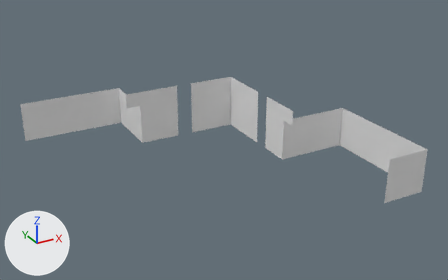
One commit to the FBX model p55/walls/p55-wall-angle-front-1-roof.fbx: the scene before it, then after it.
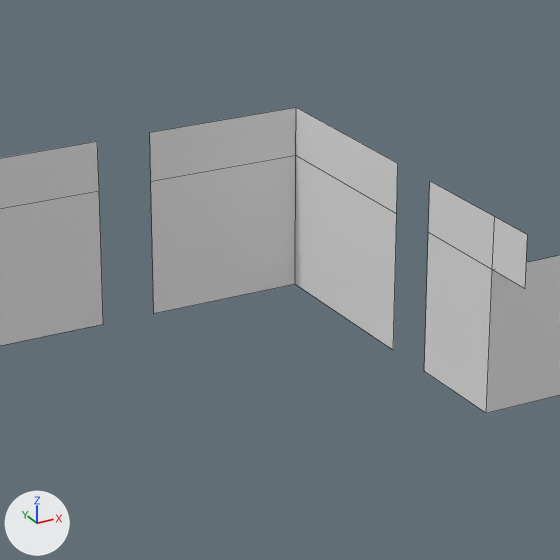
Each version is shown whole from a 50 mm camera at (-7.2, -42.5, 17.9) aimed at (10.6, -10.2, 1.8), then close up on the part from 34% to 67% of the width and 17% to 71% of the height. Lighting does not change. The marker at lower left points along +X, +Y and +Z. The older version's two pictures come first. The close-ups show mesh edges as thin lines.

The older version as bpy lines, for what is in view:
```python
me_plane_097 = bpy.data.meshes.new('Plane.097')
me_plane_097.from_pydata(...)  # 39 vertices, 17 faces; spans x 0.0..19.2, y -19.3..0.0, z 0.0..3.8
me_plane_097.materials.append(mat_p55_brick_tiling)  # white #e7e7e7
# before: 7 (10.0, -4.3, 0.0) at pixel (103, 324), 10 (10.0, -4.3, 2.8) at pixel (99, 190), 34 (10.0, -4.3, 3.8) at pixel (97, 141)
ob_p55_wall_angle_front_1_roof = bpy.data.objects.new('p55-wall-angle-front-1-roof', me_plane_097)
ob_p55_wall_angle_front_1_roof.location = (0.0, 0.0, 0.0)
```
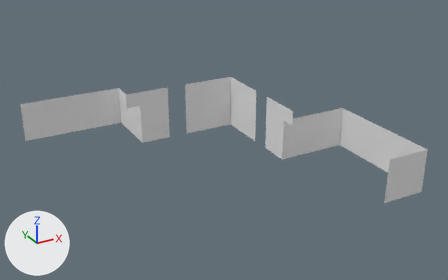
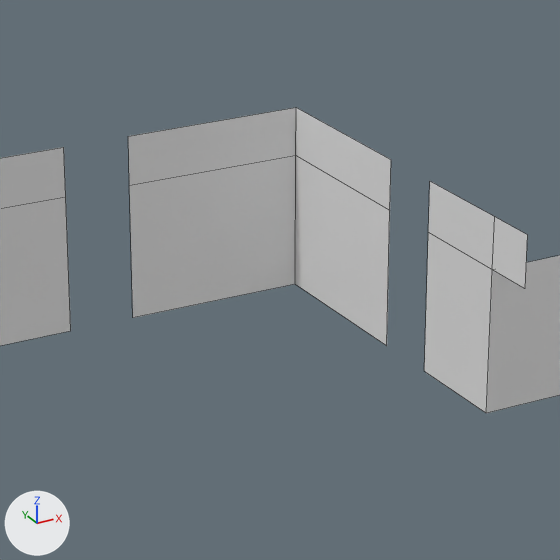
Boxes [x1, y1, x2, y2] around the edits, measured in the close-ups (560 x 560 px; the box of a moved part takes in the faces that stretch with it):
part 1 of me_plane_097, moved or reshaped
    before: [150, 108, 398, 350]
    after: [128, 108, 391, 346]
part 2 of me_plane_097, moved or reshaped
    before: [0, 141, 103, 346]
    after: [0, 147, 71, 346]

The change in detail:
me_plane_097 has 39 vertices, 17 faces and spans x 0.0..19.2, y -19.3..0.0, z 0.0..3.8.
me_plane_097 is used by ob_p55_wall_angle_front_1_roof; location (0.0, 0.0, 0.0).
me_plane_097 part 1: the loose piece of 9 vertices spanning x 11.1..14.4, y -8.2..-4.3, z 0.0..3.8 is scaled about its middle by (1.14, 0.938, 1), then moved by (-0.2, 0.1, 0.0).
Part 2, on me_plane_097:
Vertices 7, 10, 34 of me_plane_097 move by (-0.7, 0.0, 0.0).
